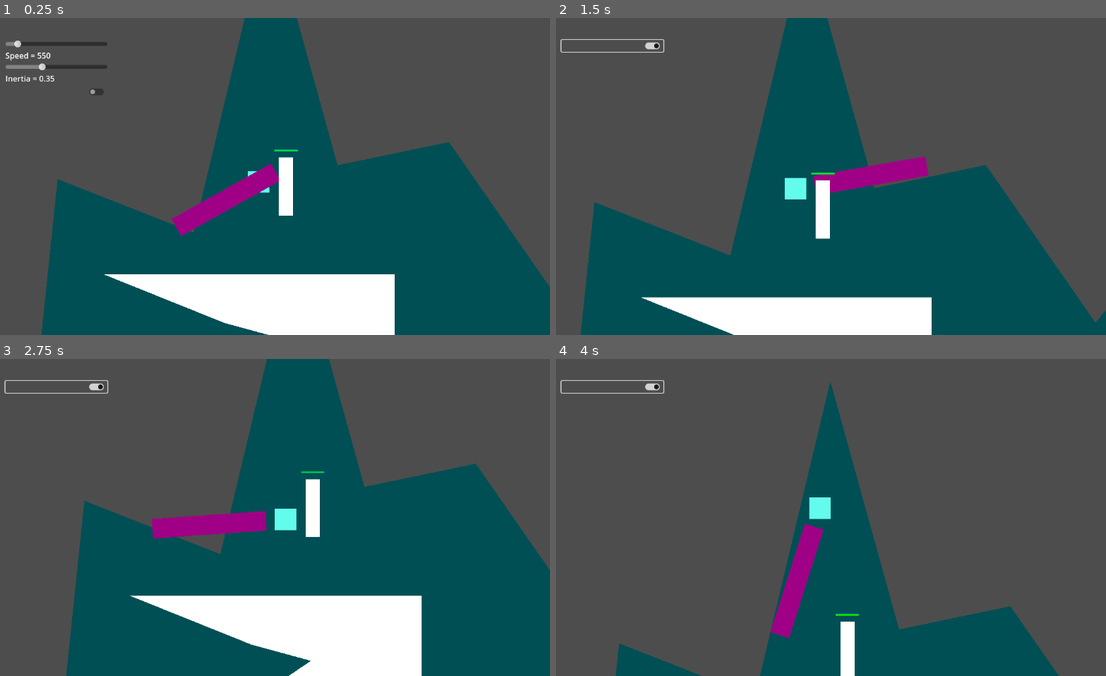
Above: before the commit, frames 1-4 (two rows, left to right).
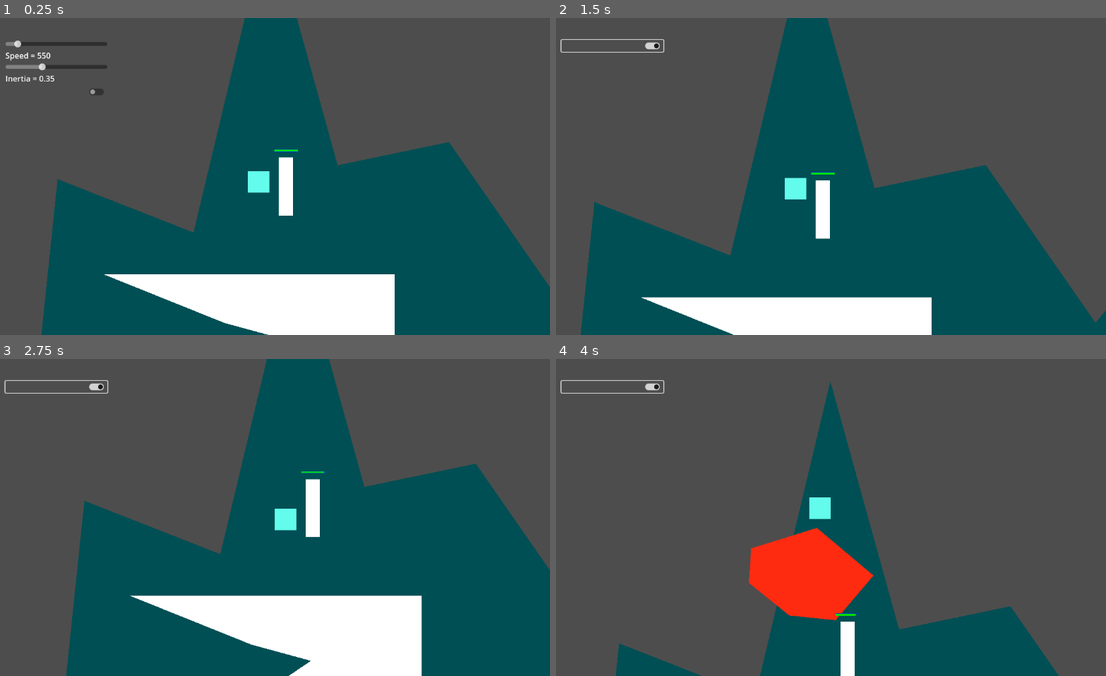
Above: after the commit, the same moments.

Repository: JomardArnaud/CustomGodotEngine
Game: Godot game, scene res://Main.tscn
Same seed, same stepped clock (60 frames per second), same inputs: the game is played once before the commit and once after it.
Inputs (mouse positions are in pixels of both pictures, inside the frame that each line leads up to):
- Up to frame 1 (0.25 s): no input
- Up to frame 2 (1.5 s): click (611, 90) at 0.5 s; move the mouse to (946, 160) at 1.27 s; hold Z (moveUp) from 1.28 s (still down); tap R (cleanBullet) at 1.35 s; click (946, 160) at 1.42 s
- Up to frame 3 (2.75 s): move the mouse to (154, 533) at 2.02 s; release Z (moveUp) at 2.03 s; hold S (moveDown) from 2.03 s (still down); tap Shift (dash) at 2.1 s
- Up to frame 4 (4 s): move the mouse to (880, 447) at 2.77 s; release S (moveDown) at 2.78 s; hold Y (focusOnPlayer) 2.78-3.53 s; hold Z (moveUp) from 2.78 s (still down); move the mouse to (798, 580) at 3.52 s; right-click (798, 580) at 3.6 s; click (798, 580) at 3.67 s

The runs differ from the first frame. In frame 1, 1.3% of the frame differs, in the area x 31-51%, y 45-69%; in frame 2, 1.2%; in frame 3, 1.3%; in frame 4, 4.7%, in the area x 35-58%, y 51-88%.

Commit message:
little refacto + finish baseAttack v1

Diff:
--- a/Source/Player/PlayerController.gd
+++ b/Source/Player/PlayerController.gd
@@ -96,4 +96,4 @@
 func _on_main_ready() -> void:
 	tmpNode = get_tree().get_root().get_node("Main/TmpNode")
 	# weapon.setDistanceHolder(distanceWeapon).setFireRate(0.15).setTmpNode(tmpNode).setAttack(RangedWeapon.shot.bind(weapon))
-	meleeWeapon.setDistanceHolder(distanceWeapon).setAttack(MeleeWeapon.stab.bind(meleeWeapon))
+	meleeWeapon.setDistanceHolder(distanceWeapon).setAttack(MeleeWeapon.hit.bind(meleeWeapon))
--- a/Source/Weapon/Melee/MeleeAttack/BaseAttack.gd
+++ b/Source/Weapon/Melee/MeleeAttack/BaseAttack.gd
@@ -3,9 +3,9 @@
 
 # It will be set directly on editor not with the code (Cause of placing the polygon)
 
-@export var dmg := 1.0 : get = getDmg
+@export var dmg := 15.0 : get = getDmg
 # Duration of the attack will have a attack hitbox
-@export var durationActif := 2.5
+@export var durationActif := 0.5
 
 @onready var hitbox : Area2D
 @onready var timerDurationActif : Timer = $Duration
@@ -43,9 +43,10 @@
 func _on_area_2d_area_entered(area: Area2D) -> void:
 	var areaParent := area.get_parent()
 	if "hp" in areaParent:
+		print("???")
 		areaParent.hp.takeDamage(dmg)
-	if !(areaParent is Bullet):
-		self.queue_free()
+	# if !(areaParent is BaseAttack):
+	# 	self.queue_free()
 
 func destroy() -> void:
 	print("bye by")
--- a/Source/Weapon/Melee/MeleeWeapon.gd
+++ b/Source/Weapon/Melee/MeleeWeapon.gd
@@ -16,8 +16,7 @@
 	nHolder.add_child(meleeWeapon)
 	return meleeWeapon
 
-static func stab(weapon: MeleeWeapon) -> void:
-	print("stab")
+static func hit(weapon: MeleeWeapon) -> void:
 	var tmpAttack = weapon.getCurrentAttack().instantiate()
 	weapon.getHolder().add_child(tmpAttack)
 	tmpAttack.setPosOrigin(weapon.getPos()).set_rotation(weapon.get_rotation())
--- a/Source/Weapon/Melee/MeleeWeapon.tscn
+++ b/Source/Weapon/Melee/MeleeWeapon.tscn
@@ -4,14 +4,3 @@
 
 [node name="MeleeWeapon" type="Node2D"]
 script = ExtResource("1_5sau6")
-
-[node name="ColorRect" type="ColorRect" parent="."]
-anchors_preset = 4
-anchor_top = 0.5
-anchor_bottom = 0.5
-offset_top = -20.0
-offset_right = 232.0
-offset_bottom = 20.0
-grow_vertical = 2
-scale = Vector2(1.00214, 1)
-color = Color(0.627451, 0, 0.52549, 1)
--- a/Source/Weapon/Ranged/RangedWeapon.gd
+++ b/Source/Weapon/Ranged/RangedWeapon.gd
@@ -4,7 +4,7 @@
 const RAY_LENGTH = 10000
 
 @onready var tmpNode : Node2D : set = setTmpNode, get = getTmpNode
-@onready var bulletScene := load("res://Source/Weapon/Ranged/Bullet/Bullet.tscn")
+@onready var bulletScene := load("res://Source/Weapon/Ranged/Projectil/Projectil.tscn")
 @onready var speed : float
 
 func init(nHolder: Node2D)-> void:
Renamed: Source/Weapon/Ranged/Bullet/BasicBullet.gd -> Source/Weapon/Ranged/Projectil/BasicBullet.gd
Renamed: Source/Weapon/Ranged/Bullet/Bullet.gd -> Source/Weapon/Ranged/Projectil/Projectil.gd
Renamed: Source/Weapon/Ranged/Bullet/Bullet.tscn -> Source/Weapon/Ranged/Projectil/Projectil.tscn
Not shown, changed: ToDo
